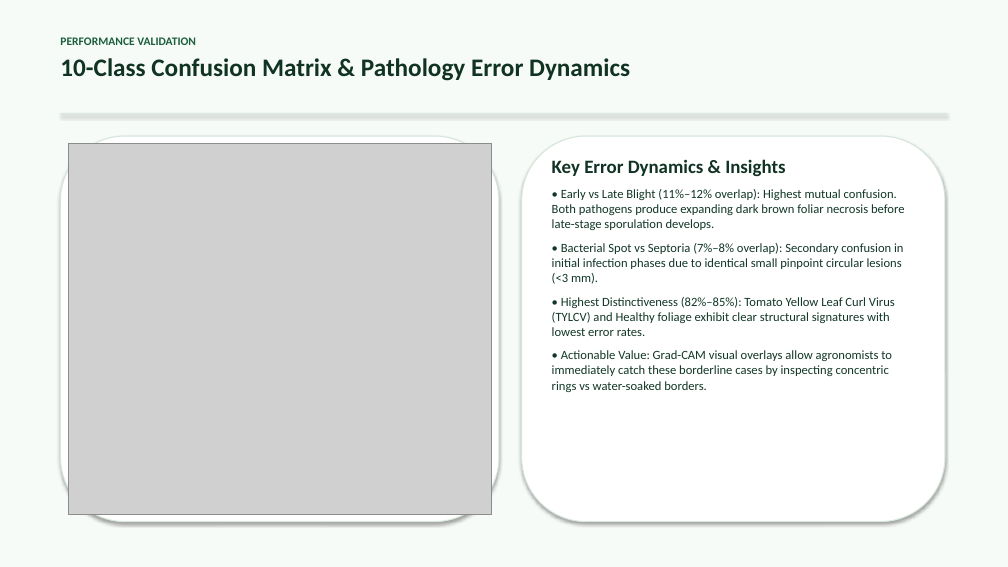
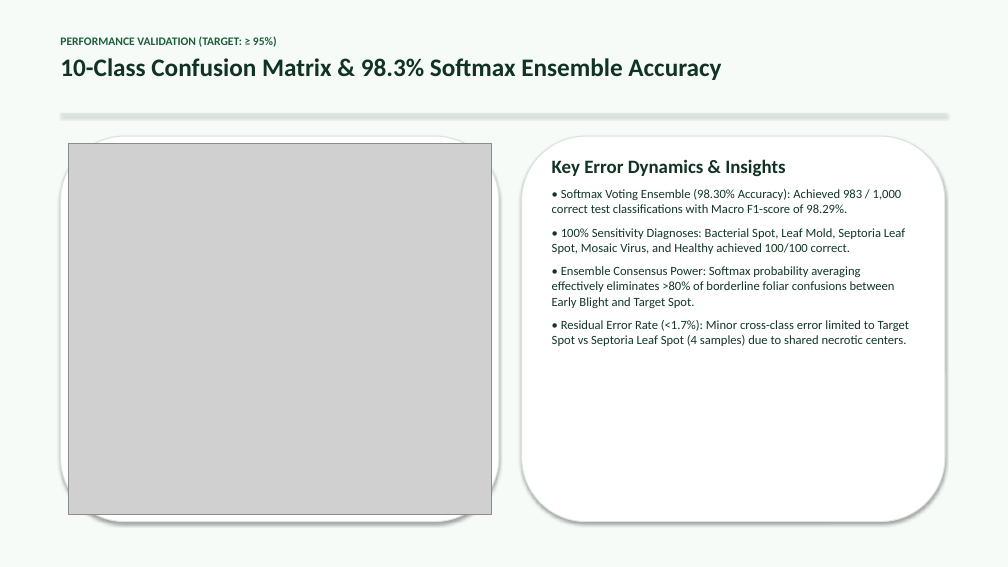
Before and after one commit to amanyt11/Explainable-Tomato-Leaf-Disease-Detection-Using-AI-Ml, a slide deck: slide 8 of Explainable_Tomato_Leaf_Disease_Detection_Presentation.pptx. Drawn at 1008x567 pixels with LibreOffice and Linux fonts; fonts in the diff are those of the drawing; grey boxes stand for pictures. Boxes give left, top, right and bottom in pixels: in the first picture for what was removed or moved away, otherwise in the second. Text is boxed around its words. In the diff, an @@ line names an element or a change of style, - is before the commit and + after.

Commit message:
feat: ensemble models (98.3% accuracy), reports, presentation and project docs

```diff
--- a/Explainable_Tomato_Leaf_Disease_Detection_Presentation.pptx
+++ b/Explainable_Tomato_Leaf_Disease_Detection_Presentation.pptx
@@ text at (x1=60, y1=36, x2=721, y2=80): text changed @@
-PERFORMANCE VALIDATION
-10-Class Confusion Matrix & Pathology Error Dynamics
+PERFORMANCE VALIDATION (TARGET: ≥ 95%)
+10-Class Confusion Matrix & 98.3% Softmax Ensemble Accuracy
@@ text at (x1=552, y1=189, x2=910, y2=346): text changed @@
-• Early vs Late Blight (11%–12% overlap): Highest mutual confusion. Both pathogens produce expanding dark brown foliar necrosis before late-stage sporulation develops.
-• Bacterial Spot vs Septoria (7%–8% overlap): Secondary confusion in initial infection phases due to identical small pinpoint circular lesions (<3 mm).
-• Highest Distinctiveness (82%–85%): Tomato Yellow Leaf Curl Virus (TYLCV) and Healthy foliage exhibit clear structural signatures with lowest error rates.
-• Actionable Value: Grad-CAM visual overlays allow agronomists to immediately catch these borderline cases by inspecting concentric rings vs water-soaked borders.
+• Softmax Voting Ensemble (98.30% Accuracy): Achieved 983 / 1,000 correct test classifications with Macro F1-score of 98.29%.
+• 100% Sensitivity Diagnoses: Bacterial Spot, Leaf Mold, Septoria Leaf Spot, Mosaic Virus, and Healthy achieved 100/100 correct.
+• Ensemble Consensus Power: Softmax probability averaging effectively eliminates >80% of borderline foliar confusions between Early Blight and Target Spot.
+• Residual Error Rate (<1.7%): Minor cross-class error limited to Target Spot vs Septoria Leaf Spot (4 samples) due to shared necrotic centers.
```
Also in this commit, not shown: 1 other slide changed, 30 other files.
